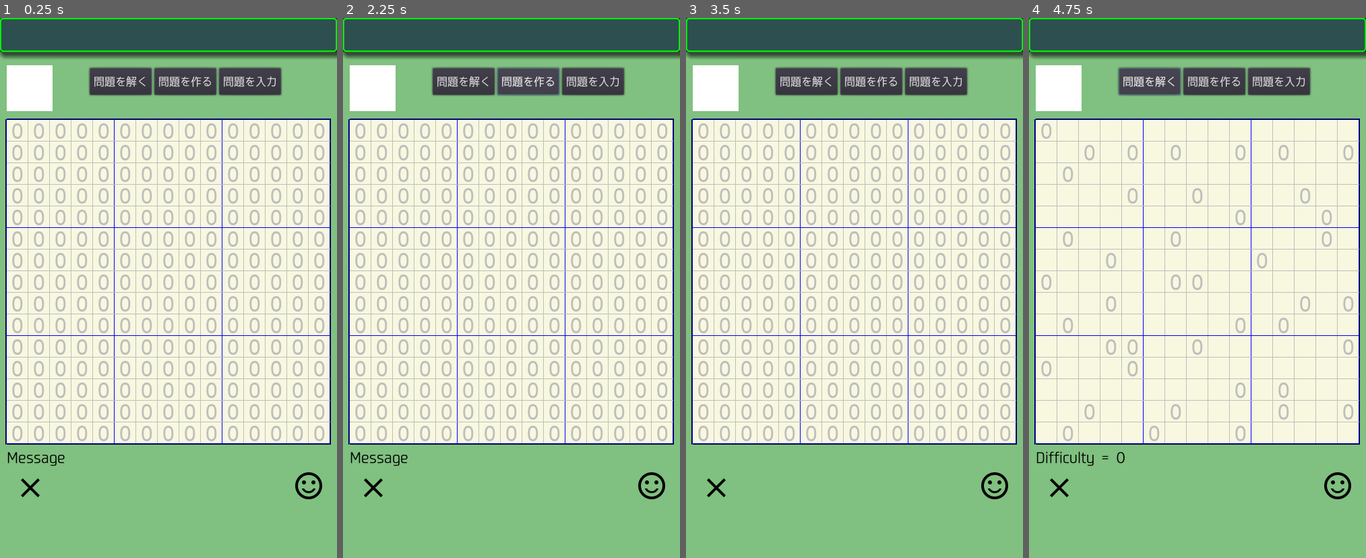
Above: before the commit, frames 1-4 (left to right).
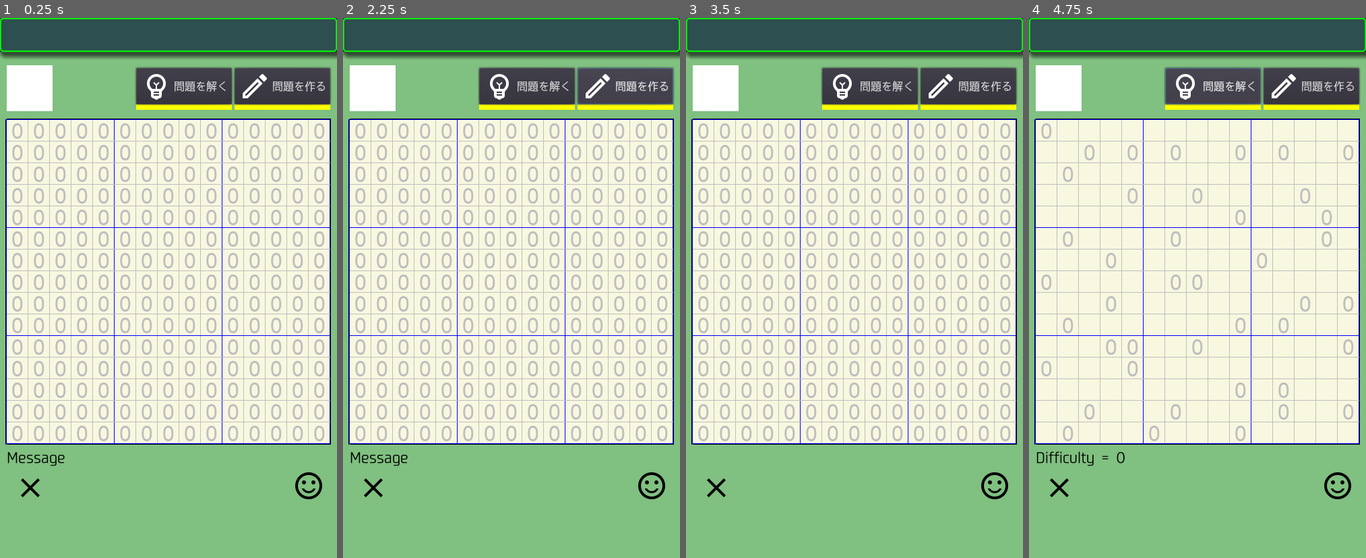
Above: after the commit, the same moments.

Repository: vivisuke/SakuSakuMosaic
Game: Godot game, scene res://MainScene.tscn
Same seed, same stepped clock (60 frames per second), same inputs: the game is played once before the commit and once after it.
Inputs (mouse positions are in pixels of both pictures, inside the frame that each line leads up to):
- Up to frame 1 (0.25 s): no input
- Up to frame 2 (2.25 s): click (592, 82) at 0.5 s, where only the run before the commit has a clickable "問題を入力"; click "問題を解く" at 1.25 s; click "問題を作る" at 2 s
- Up to frame 3 (3.5 s): click (716, 487) at 2.75 s
- Up to frame 4 (4.75 s): click (1339, 487) at 3.5 s; click "問題を解く" at 4.25 s

The runs differ from the first frame. In frame 1, 3.9% of the frame differs, in the area x 26-99%, y 9-17%; in frame 2, 3.9%; in frame 3, 3.9%; in frame 4, 3.9%.

Commit message:
0024 ◎ C 08/18 08/18 0.001│ToDo│モードボタン直下に黄色矩形カーソル設置 0025 ◎ C 08/18 08/18 0.001│ToDo│「問題を入力」ボタンは削除

Diff:
--- a/SakuSakuMosaic/MainScene.tscn
+++ b/SakuSakuMosaic/MainScene.tscn
@@ -11,6 +11,8 @@
 [ext_resource path="res://images/clear_black.png" type="Texture" id=9]
 [ext_resource path="res://images/clear_white.png" type="Texture" id=10]
 [ext_resource path="res://fonts/FlopDesignFONT.otf" type="DynamicFontData" id=11]
+[ext_resource path="res://images/edit_white.png" type="Texture" id=12]
+[ext_resource path="res://images/light_white.png" type="Texture" id=13]
 
 [sub_resource type="TileSet" id=1]
 0/name = "black-4x4.png 0"
@@ -102,33 +104,46 @@
 tile_data = PoolIntArray( 0, 0, 0, 1, 0, 0, 2, 0, 0, 3, 0, 0, 4, 0, 0, 5, 0, 0, 6, 0, 0, 7, 0, 0, 8, 0, 0, 9, 0, 0, 10, …(967 unchanged characters)…
 
 [node name="HBoxContainer" type="HBoxContainer" parent="."]
-margin_left = 133.191
+margin_left = 202.0
 margin_top = 74.0
-margin_right = 173.191
-margin_bottom = 114.0
+margin_right = 490.0
+margin_bottom = 128.0
 __meta__ = {
 "_edit_use_anchors_": false
 }
 
 [node name="SolveButton" type="Button" parent="HBoxContainer"]
-margin_right = 92.0
-margin_bottom = 40.0
+margin_right = 142.0
+margin_bottom = 54.0
 custom_fonts/font = SubResource( 4 )
 text = "問題を解く"
+icon = ExtResource( 13 )
+
+[node name="Underline" type="ColorRect" parent="HBoxContainer/SolveButton"]
+margin_top = 54.0
+margin_right = 142.0
+margin_bottom = 62.0
+color = Color( 1, 1, 0, 1 )
+__meta__ = {
+"_edit_use_anchors_": false
+}
 
 [node name="GenQuestButton" type="Button" parent="HBoxContainer"]
-margin_left = 96.0
-margin_right = 188.0
-margin_bottom = 40.0
+margin_left = 146.0
+margin_right = 288.0
+margin_bottom = 54.0
 custom_fonts/font = SubResource( 4 )
 text = "問題を作る"
-
-[node name="EnterQuestButton" type="Button" parent="HBoxContainer"]
-margin_left = 192.0
-margin_right = 284.0
-margin_bottom = 40.0
-custom_fonts/font = SubResource( 4 )
-text = "問題を入力"
+icon = ExtResource( 12 )
+
+[node name="Underline" type="ColorRect" parent="HBoxContainer/GenQuestButton"]
+margin_top = 54.0
+margin_right = 142.0
+margin_bottom = 62.0
+color = Color( 1, 1, 0, 1 )
+__meta__ = {
+"_edit_use_anchors_": false
+}
 
 [node name="BoardBG" type="ColorRect" parent="."]
 margin_left = 10.0
Not shown: 1 places in SakuSakuMosaic/MainScene.tscn that only renumber resources
